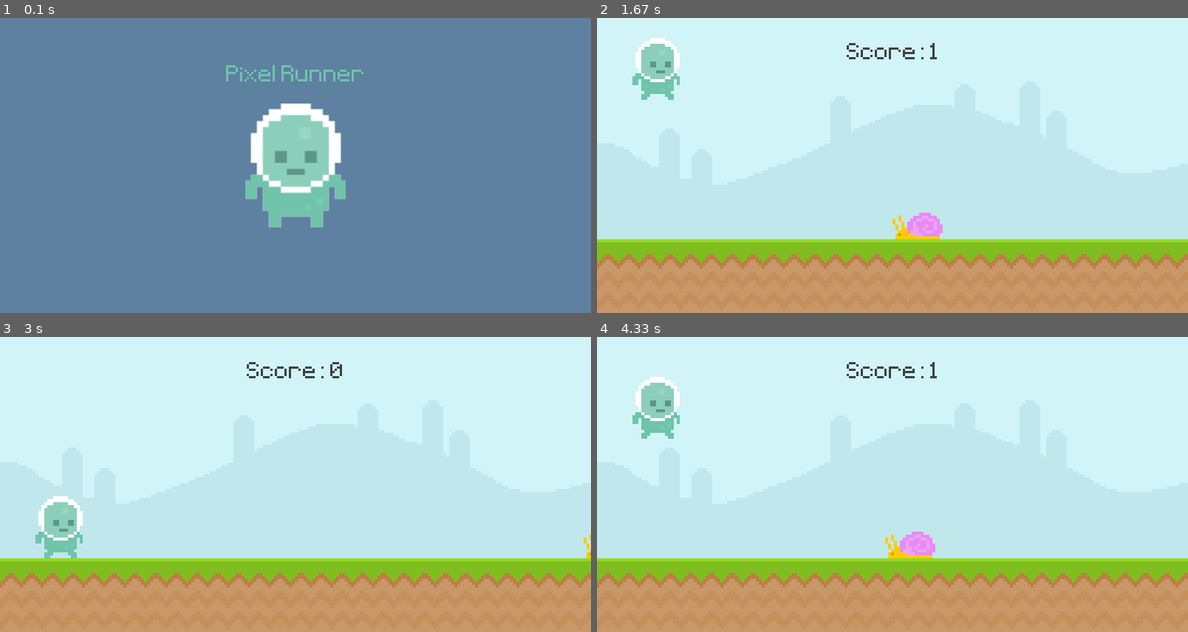
Above: before the commit, frames 1-4 (two rows, left to right).
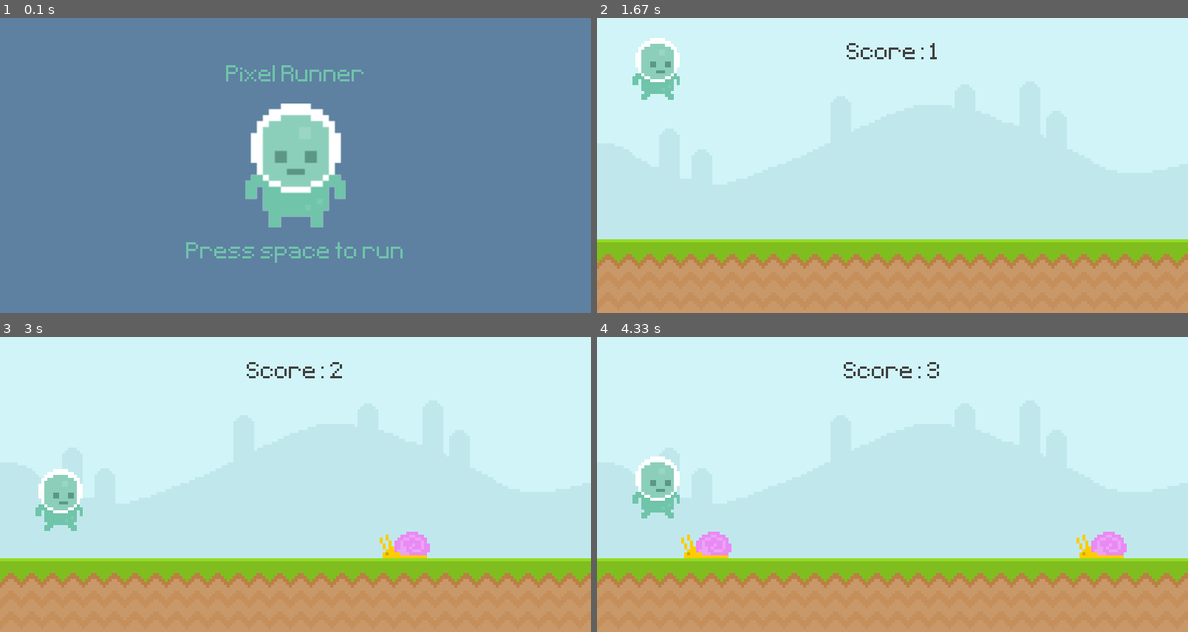
Above: after the commit, the same moments.

Repository: Stenbryggen/pygame_intro
Game: pygame game, started from main.py
The game is run twice, just before and just after one commit, with the same random seed, the same clock (stepped at 60 frames per second) and the same inputs.
Inputs:
- Up to frame 1 (0.1 s): no input
- Up to frame 2 (1.67 s): tap Space at 0.33, 0.67, 1.07, 1.37 s
- Up to frame 3 (3 s): tap Space at 1.9, 2.2, 2.4, 2.7, 2.97 s
- Up to frame 4 (4.33 s): tap Space at 3.3, 3.6, 3.73, 4.13 s

The runs differ from the first frame. In frame 1, 0.6% of the frame differs, in the area x 31-69%, y 76-83%; in frame 2, 0.6%; in frame 3, 2.5%; in frame 4, 4.5%, in the area x 6-90%, y 8-75%.

Commit message:
Added a fly obstacle and randomizing the distance between obstacles

Diff:
--- a/main.py
+++ b/main.py
@@ -1,5 +1,7 @@
+from os import spawnlpe
 import pygame
 from sys import exit
+from random import randint
 
 from pygame import display
 
@@ -12,6 +14,30 @@
 def display_score():
     current_time = int((pygame.time.get_ticks() - start_time) / 1000)
     create_score(f'Score: {current_time}')
+    return current_time
+
+def obstacle_movement(obstacle_list):
+    if obstacle_list:
+        for obstacle_rect in obstacle_list:
+            obstacle_rect.x -= SNAIL_SPEED
+
+            if obstacle_rect.bottom == 300:
+                screen.blit(snail_surface, obstacle_rect)
+            else:
+                screen.blit(fly_surface, obstacle_rect)
+
+        obstacle_list = [obstacle for obstacle in obstacle_list if obstacle.x > -100]
+
+        return obstacle_list
+    else:
+        return []
+
+def collisions(player, obstacles):
+    if obstacles:
+        for obstacle_rect in  obstacles:
+            if player.colliderect(obstacle_rect):
+                return False
+    return True
 
 SCREEN_WITDH = 800
 SCREEN_HEIGHT = 400
@@ -22,6 +48,7 @@
 GRAVITY = 1
 SNAIL_SPEED = 5
 SCREEN_COLOR = (94, 129, 162)
+SPLASH_TEXT_COLOR = (111, 196,169)
 
 pygame.init()
 screen = pygame.display.set_mode((SCREEN_WITDH, SCREEN_HEIGHT))
@@ -29,12 +56,15 @@
 clock = pygame.time.Clock()
 game_active = False
 start_time = 0
+score = 0
 
 sky_surface = pygame.image.load('graphics/Sky.png').convert()
 ground_surface = pygame.image.load('graphics/ground.png').convert()
 
+# Obstacles
 snail_surface = pygame.image.load('graphics/snail/snail1.png').convert_alpha()
-snail_ract = snail_surface.get_rect(bottomleft = (SCREEN_WITDH, GROUND_HEIGHT))
+fly_surface = pygame.image.load('graphics/Fly/Fly1.png').convert_alpha()
+obstacle_rect_list = []
 
 player_surface = pygame.image.load('graphics/Player/player_walk_1.png').convert_alpha()
 player_ract = player_surface.get_rect(midbottom = (80, GROUND_HEIGHT))
@@ -45,8 +75,15 @@
 player_stand_rect = player_stand.get_rect(center = (400, 200))
 
 test_font = pygame.font.Font('font/Pixeltype.ttf', 50)
-game_name = test_font.render('Pixel Runner',False, (111, 196,169))
+game_name = test_font.render('Pixel Runner',False, SPLASH_TEXT_COLOR)
 game_name_rect = game_name.get_rect(center = (400, 80))
+
+game_message = test_font.render('Press space to run', False, SPLASH_TEXT_COLOR)
+game_message_rect = game_message.get_rect(center = (400, 320))
+
+# Timer
+obstacle_timer = pygame.USEREVENT + 1
+pygame.time.set_timer(obstacle_timer, 1500)
 
 while True:
     for event in pygame.event.get():
@@ -62,22 +99,25 @@
                             player_gravity = JUMP_HEIGHT
                 else:
                     game_active = True
-                    snail_ract.left = SCREEN_WITDH
                     start_time = pygame.time.get_ticks()
 
             if event.key == pygame.K_q:
                 pygame.quit()
                 exit()
 
-
+        if event.type == obstacle_timer and game_active:
+            if randint(0,2):
+                obstacle_rect_list.append(snail_surface.get_rect(bottomleft = (randint(900, 1100), GROUND_HEIGHT)))
+            else:
+                obstacle_rect_list.append(fly_surface.get_rect(bottomleft = (randint(900, 1100), GROUND_HEIGHT -90)))
 
     if game_active:
         screen.blit(sky_surface, (0,0))
         screen.blit(ground_surface, (0,GROUND_HEIGHT))
 
-        snail_ract.x -= SNAIL_SPEED
-        if snail_ract.right <= 0: snail_ract.left = SCREEN_WITDH
-        screen.blit(snail_surface, snail_ract)
+        # snail_ract.x -= SNAIL_SPEED
+        # if snail_ract.right <= 0: snail_ract.left = SCREEN_WITDH
+        # screen.blit(snail_surface, snail_ract)
 
         player_gravity += GRAVITY
         player_ract.y += player_gravity
@@ -85,14 +125,29 @@
 
         screen.blit(player_surface, player_ract)
 
-        if snail_ract.colliderect(player_ract):
-            game_active = False
+        # Obstacle movment
+        obstacle_rect_list = obstacle_movement(obstacle_rect_list)
+
+        game_active = collisions(player_ract, obstacle_rect_list)
+        # if snail_ract.colliderect(player_ract):
+        #     game_active = False
 
         display_score()
+        score = display_score()
     else:
         screen.fill((94, 129, 162))
+        screen.blit(game_name, game_name_rect)
         screen.blit(player_stand,player_stand_rect)
-        screen.blit(game_name, game_name_rect)
+        obstacle_rect_list.clear()
+        player_ract.midbottom = (80,GROUND_HEIGHT)
+
+        score_message = test_font.render(f'Your score: {score}', False, SPLASH_TEXT_COLOR)
+        score_message_rect = score_message.get_rect(center = (400, 330))
+
+        if score == 0:
+            screen.blit(game_message, game_message_rect)
+        else:
+            screen.blit(score_message, score_message_rect)
 
     pygame.display.update()
     clock.tick(60)
